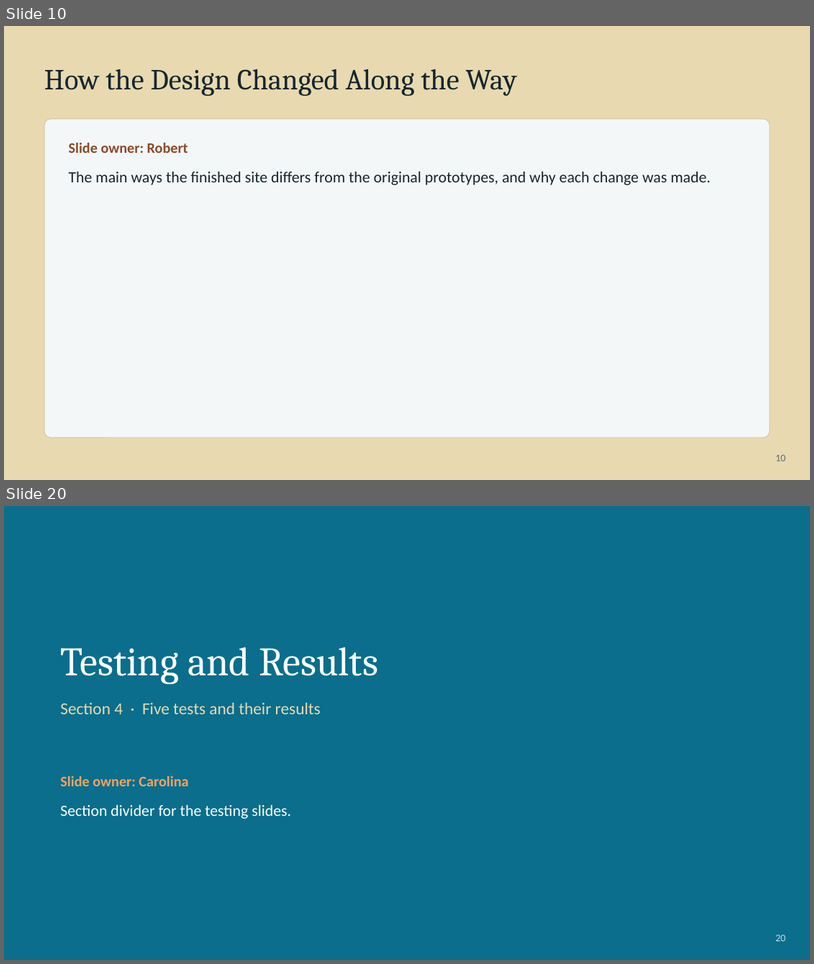
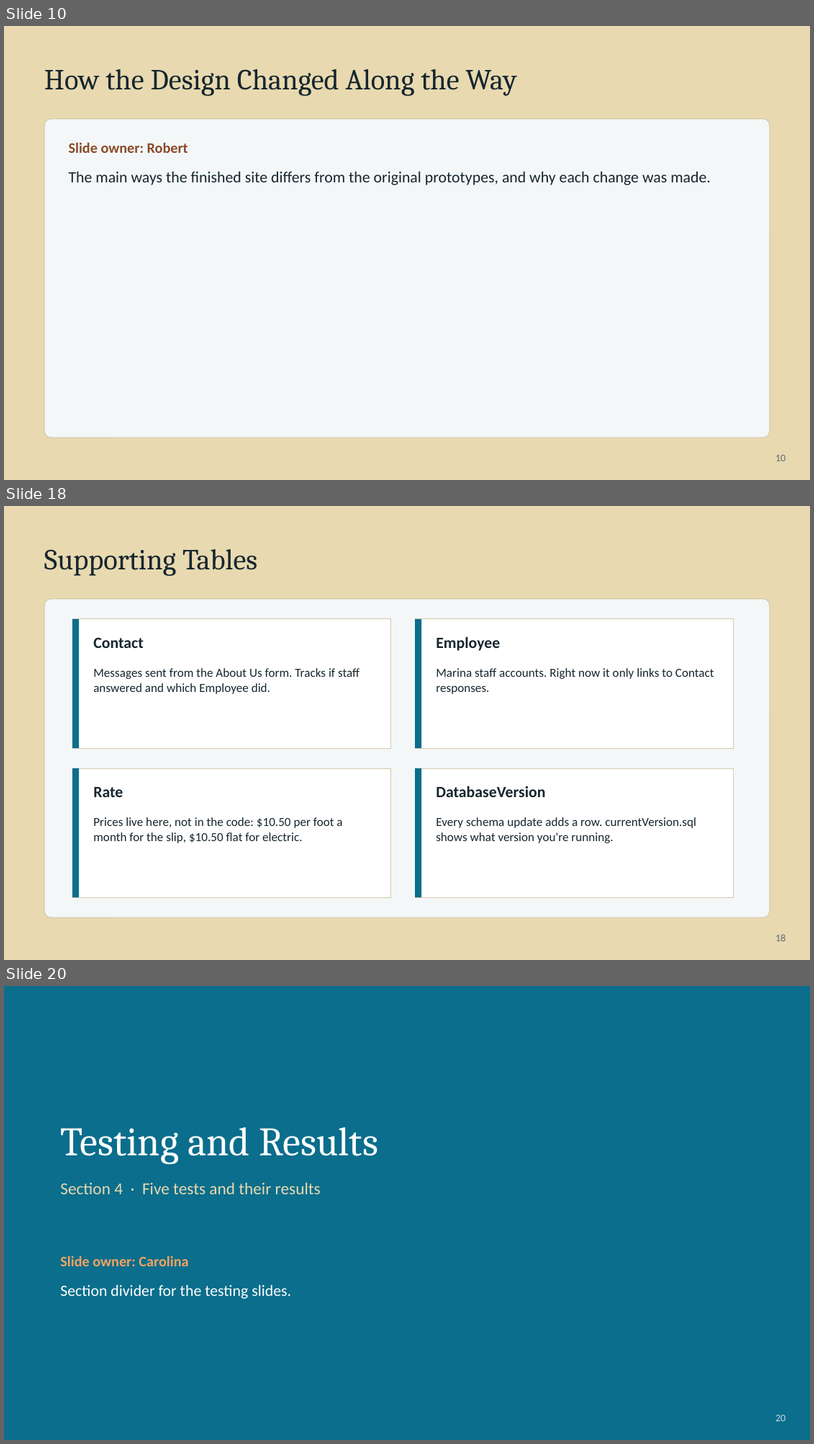
Before and after one commit to BobbyJoeCool/csd460-blueteam, a slide deck: Class_Information/Module-10/Presentation/QA-Presentation-Fernandez.pptx. Shown one above the other, each under a label of ours: slides 10 and 20 before the commit, slides 10, 18 and 20 after it; the slides between them are not shown. The pictures are 814x964 and 814x1444 pixels, drawn with LibreOffice and Linux fonts; fonts in the diff are those of the drawing. Boxes give left, top, right and bottom in pixels: in the first picture for what was removed or moved away, otherwise in the second. Text is boxed around its words. In the diff, an @@ line names an element or a change of style, - is before the commit and + after.

```diff
--- a/Class_Information/Module-10/Presentation/QA-Presentation-Fernandez.pptx
+++ b/Class_Information/Module-10/Presentation/QA-Presentation-Fernandez.pptx
@@ slide 18 added at bbox=[4, 506, 810, 960], background #E8D9B0 @@
@@ text added at bbox=[44, 549, 257, 576], 26 pt, text #16262E @@
+Supporting Tables
@@ rounded rectangle added at bbox=[44, 599, 770, 917], fill #F4F7F8, outline #D5CBA8 0.75 pt @@
@@ rectangle added at bbox=[72, 619, 391, 748], fill #FFFFFF, outline #D5CBA8 0.5 pt @@
@@ rectangle added at bbox=[72, 619, 79, 748], fill #0A6E8C @@
@@ rectangle added at bbox=[415, 619, 734, 748], fill #FFFFFF, outline #D5CBA8 0.5 pt @@
@@ rectangle added at bbox=[415, 619, 422, 748], fill #0A6E8C @@
@@ text added at bbox=[93, 637, 144, 648], 14 pt, text #16262E, bold @@
+Contact
@@ text added at bbox=[436, 636, 500, 651], 14 pt, text #16262E, bold @@
+Employee
@@ text added at bbox=[93, 668, 360, 694], 11 pt, text #16262E @@
+Messages sent from the About Us form. Tracks if staff answered and which Employee did.
@@ text added at bbox=[436, 668, 715, 694], 11 pt, text #16262E @@
+Marina staff accounts. Right now it only links to Contact responses.
@@ rectangle added at bbox=[72, 768, 391, 897], fill #FFFFFF, outline #D5CBA8 0.5 pt @@
@@ rectangle added at bbox=[72, 768, 79, 897], fill #0A6E8C @@
@@ rectangle added at bbox=[415, 768, 734, 897], fill #FFFFFF, outline #D5CBA8 0.5 pt @@
@@ rectangle added at bbox=[415, 768, 422, 897], fill #0A6E8C @@
@@ text added at bbox=[436, 785, 545, 797], 14 pt, text #16262E, bold @@
+DatabaseVersion
@@ text added at bbox=[93, 787, 123, 797], 14 pt, text #16262E, bold @@
+Rate
@@ text added at bbox=[93, 817, 342, 843], 11 pt, text #16262E @@
+Prices live here, not in the code: $10.50 per foot a month for the slip, $10.50 flat for electric.
@@ text added at bbox=[436, 817, 697, 843], 11 pt, text #16262E @@
+Every schema update adds a row. currentVersion.sql shows what version you're running.
@@ text added at bbox=[776, 934, 786, 941], 9 pt, text #5B6B73 @@
+18
```
Also in this commit, not shown: 2 slides changed, 8 other slides added, 9 slides removed.
